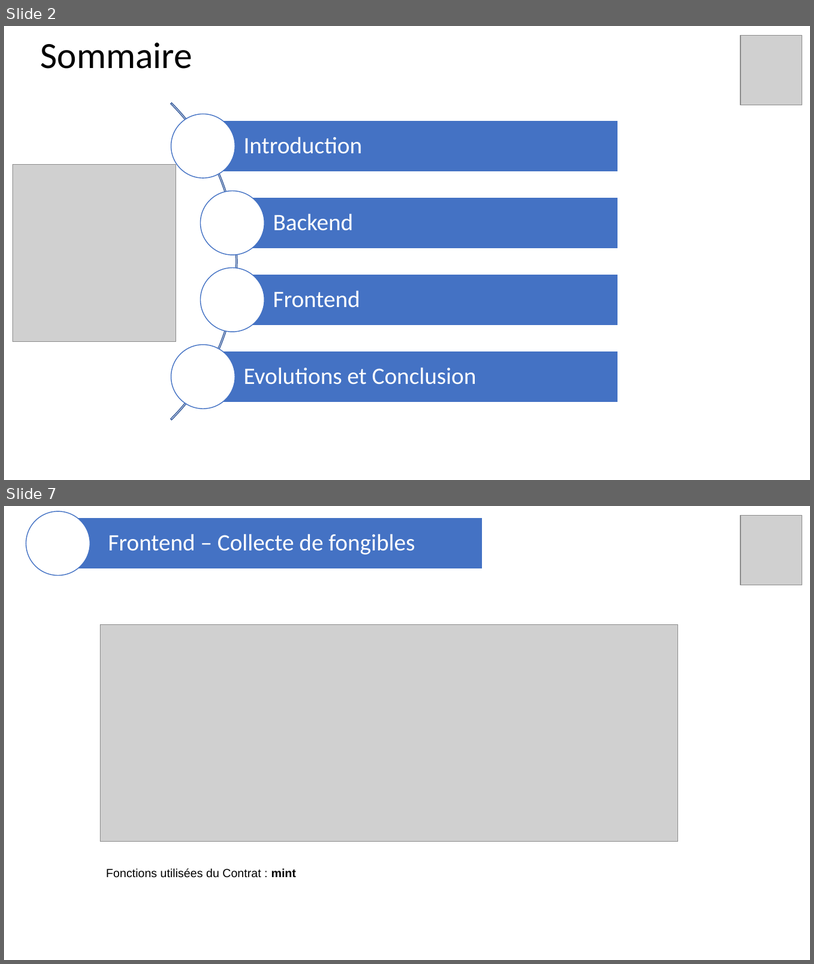
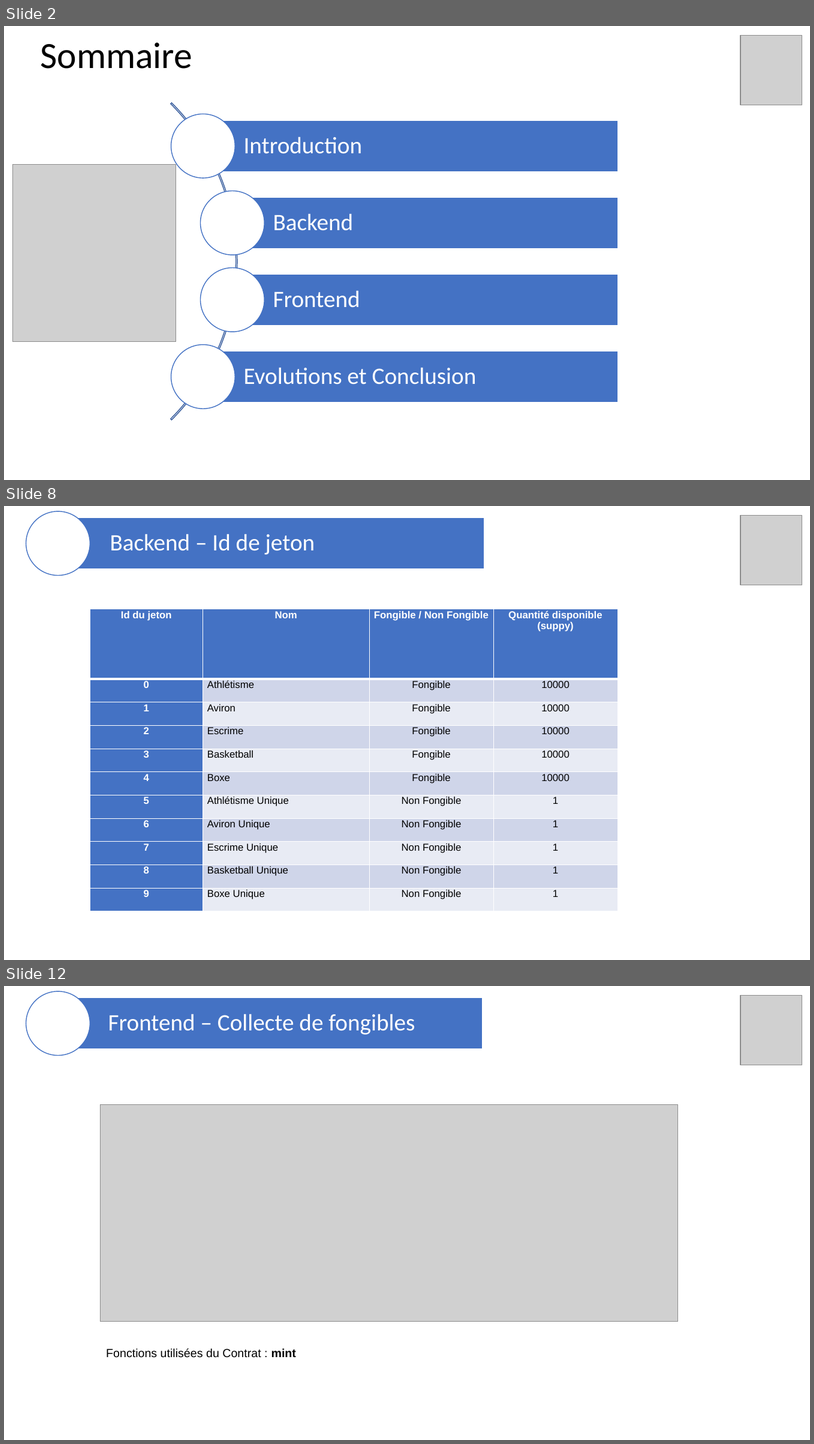
Before and after one commit to blockchainFormationAcadee/chapitre-vi-ft-franck38410, a slide deck: Presentation_JO2024.pptx. Shown one above the other, each under a label of ours: slides 2 and 7 before the commit, slides 2, 8 and 12 after it; the slides between them are not shown. The pictures are 814x964 and 814x1444 pixels, drawn with LibreOffice and Linux fonts; fonts in the diff are those of the drawing; grey boxes stand for pictures. Boxes give left, top, right and bottom in pixels: in the first picture for what was removed or moved away, otherwise in the second. Text is boxed around its words. In the diff, an @@ line names an element or a change of style, - is before the commit and + after.

```diff
--- a/Presentation_JO2024.pptx
+++ b/Presentation_JO2024.pptx
@@ slide 8 added at (4, 506, 810, 960), background #FFFFFF @@
@@ ellipse added at (26, 511, 90, 576), fill #FFFFFF, outline #4472C4 1 pt @@
@@ rectangle added at (69, 517, 485, 569), fill #4472C4, outline #FFFFFF 1 pt @@
@@ picture added at (741, 515, 802, 585) @@
@@ text added at (110, 534, 315, 555), 28 pt, text #FFFFFF @@
+Backend – Id de jeton
@@ table added at (90, 609, 617, 912), 11 rows, 4 columns @@
+Id du jeton | Nom | Fongible / Non Fongible | Quantité disponible (suppy)
+0 | Athlétisme | Fongible | 10000
+1 | Aviron | Fongible | 10000
+2 | Escrime | Fongible | 10000
+3 | Basketball | Fongible | 10000
+4 | Boxe | Fongible | 10000
+5 | Athlétisme Unique | Non Fongible | 1
+6 | Aviron Unique | Non Fongible | 1
+7 | Escrime Unique | Non Fongible | 1
+8 | Basketball Unique | Non Fongible | 1
+9 | Boxe Unique | Non Fongible | 1
@@ what was slide 7 is now slide 12 @@
```
Also in this commit, not shown: 5 slides changed, 9 other slides added, 1 slide removed, 3 other files.
